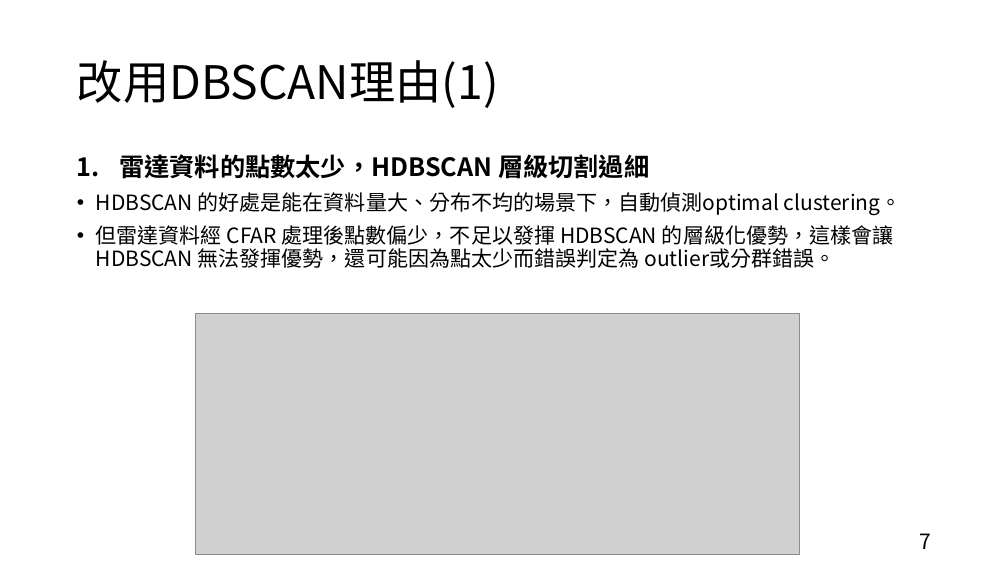
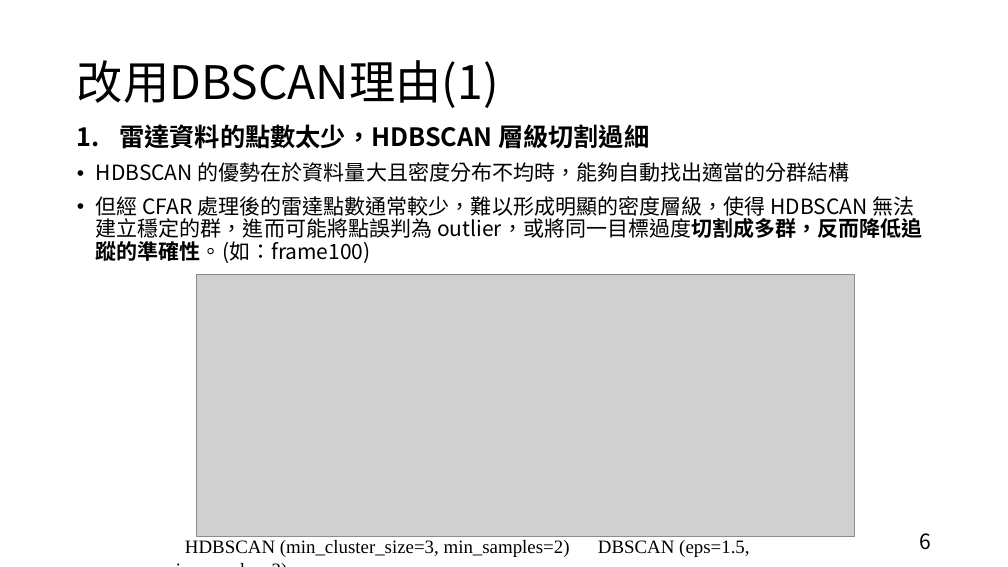
Before and after one commit to hcjohn463/Radar-tracking, a slide deck: slide 6 of proposal/0415/0415.pptx (slide 7 before the commit). Drawn at 1008x567 pixels with LibreOffice and Linux fonts; fonts in the diff are those of the drawing; grey boxes stand for pictures. Boxes give left, top, right and bottom in pixels: in the first picture for what was removed or moved away, otherwise in the second. Text is boxed around its words. In the diff, an @@ line names an element or a change of style, - is before the commit and + after.

```diff
--- a/proposal/0415/0415.pptx
+++ b/proposal/0415/0415.pptx
@@ text "雷達資料的點數太少，HDBSCAN 層級切割過細" moved from (x1=96, y1=154, x2=902, y2=268) to (x1=96, y1=124, x2=923, y2=263) @@
@@ text at (x1=96, y1=162, x2=923, y2=263): text changed @@
-• HDBSCAN 的好處是能在資料量大、分布不均的場景下，自動偵測optimal clustering。
-• 但雷達資料經 CFAR 處理後點數偏少，不足以發揮 HDBSCAN 的層級化優勢，這樣會讓 HDBSCAN 無法發揮優勢，還可能因為點太少而錯誤判定為 outlier或分群錯誤。
+• HDBSCAN 的優勢在於資料量大且密度分布不均時，能夠自動找出適當的分群結構
+• 但經 CFAR 處理後的雷達點數通常較少，難以形成明顯的密度層級，使得 HDBSCAN 無法建立穩定的群，進而可能將點誤判為 outlier，或將同一目標過度切割成多群，反而降低追蹤的準確性。(如：frame100)
@@ picture resized from (x1=196, y1=314, x2=800, y2=555) to (x1=197, y1=274, x2=854, y2=537) @@
@@ page number at (x1=919, y1=533, x2=931, y2=550): text changed @@
-7
+6
@@ text added at (x1=185, y1=540, x2=749, y2=557), 18 pt, text #000000 @@
+HDBSCAN (min_cluster_size=3, min_samples=2) DBSCAN (eps=1.5, min_samples=2)
```
Also in this commit, not shown: 2 other slides changed, 1 slide added.
